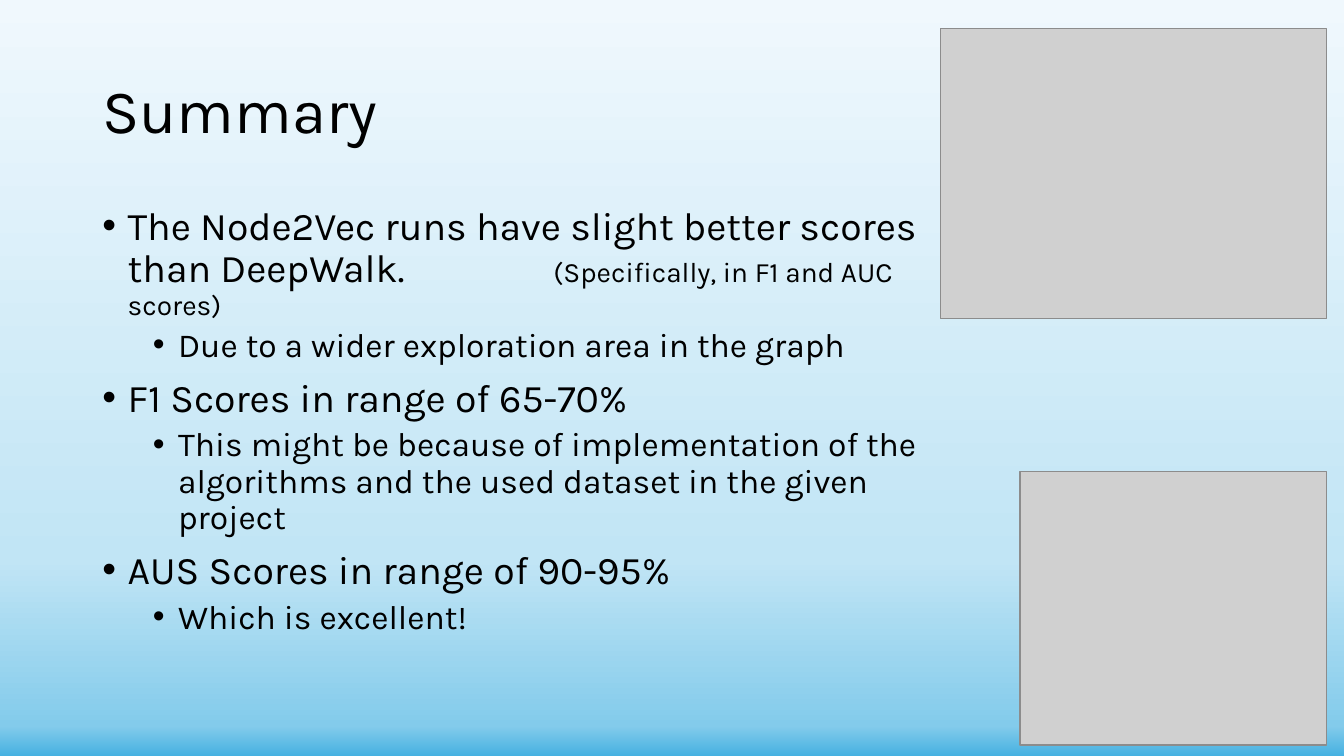
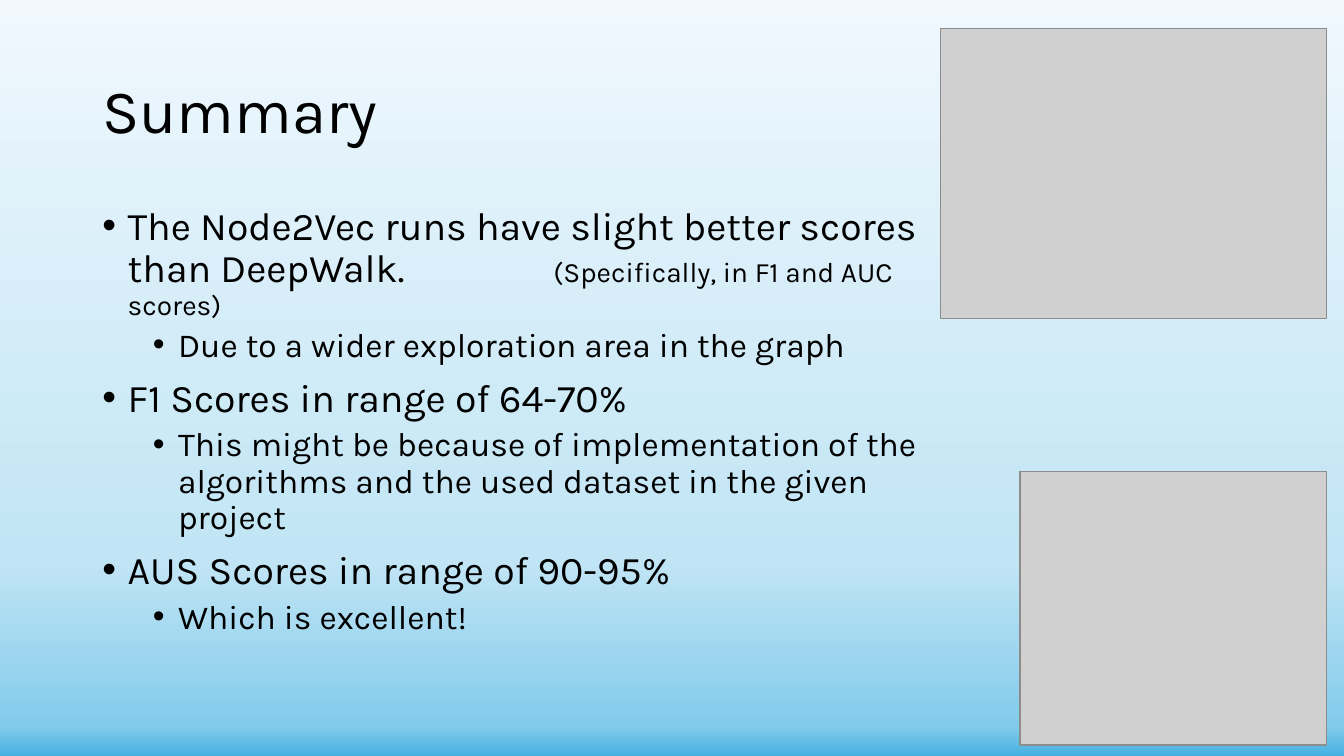
Before and after one commit to shachar700/Graph-Embedding, a slide deck: slide 20 of doc/Graph-Embedding Presentation - Copy.pptx. Drawn at 1344x756 pixels with LibreOffice and Linux fonts; fonts in the diff are those of the drawing; grey boxes stand for pictures. Boxes give left, top, right and bottom in pixels: in the first picture for what was removed or moved away, otherwise in the second. Text is boxed around its words. In the diff, an @@ line names an element or a change of style, - is before the commit and + after.

```diff
--- a/doc/Graph-Embedding Presentation - Copy.pptx
+++ b/doc/Graph-Embedding Presentation - Copy.pptx
@@ text at bbox=[128, 385, 627, 422]: text changed @@
-• F1 Scores in range of 65-70%
+• F1 Scores in range of 64-70%
```
Also in this commit, not shown: 4 other slides changed, 1 other file.
